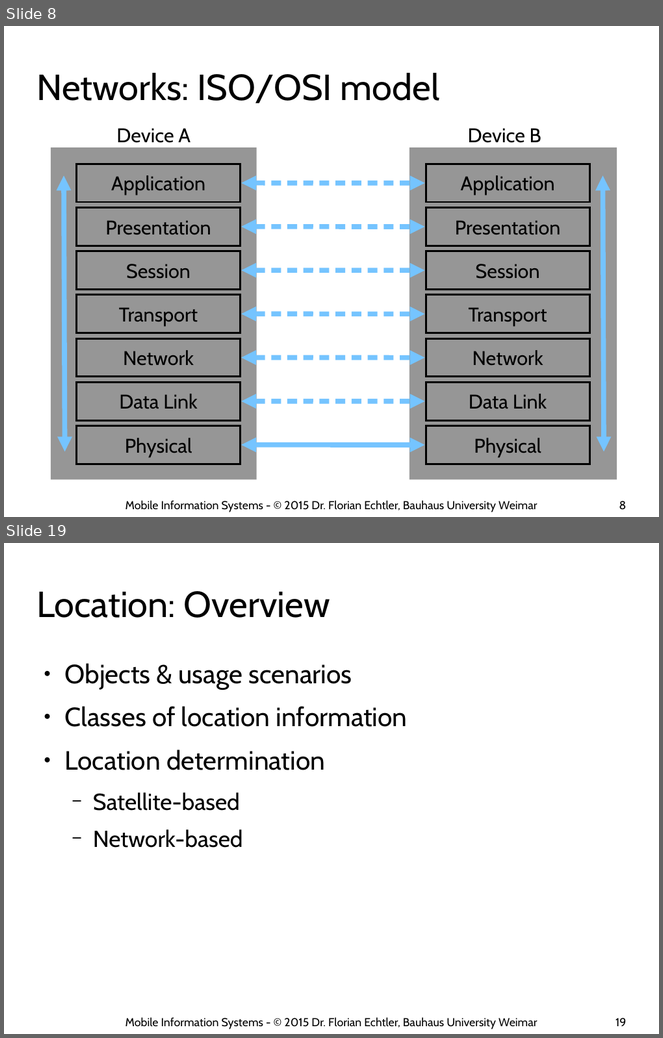
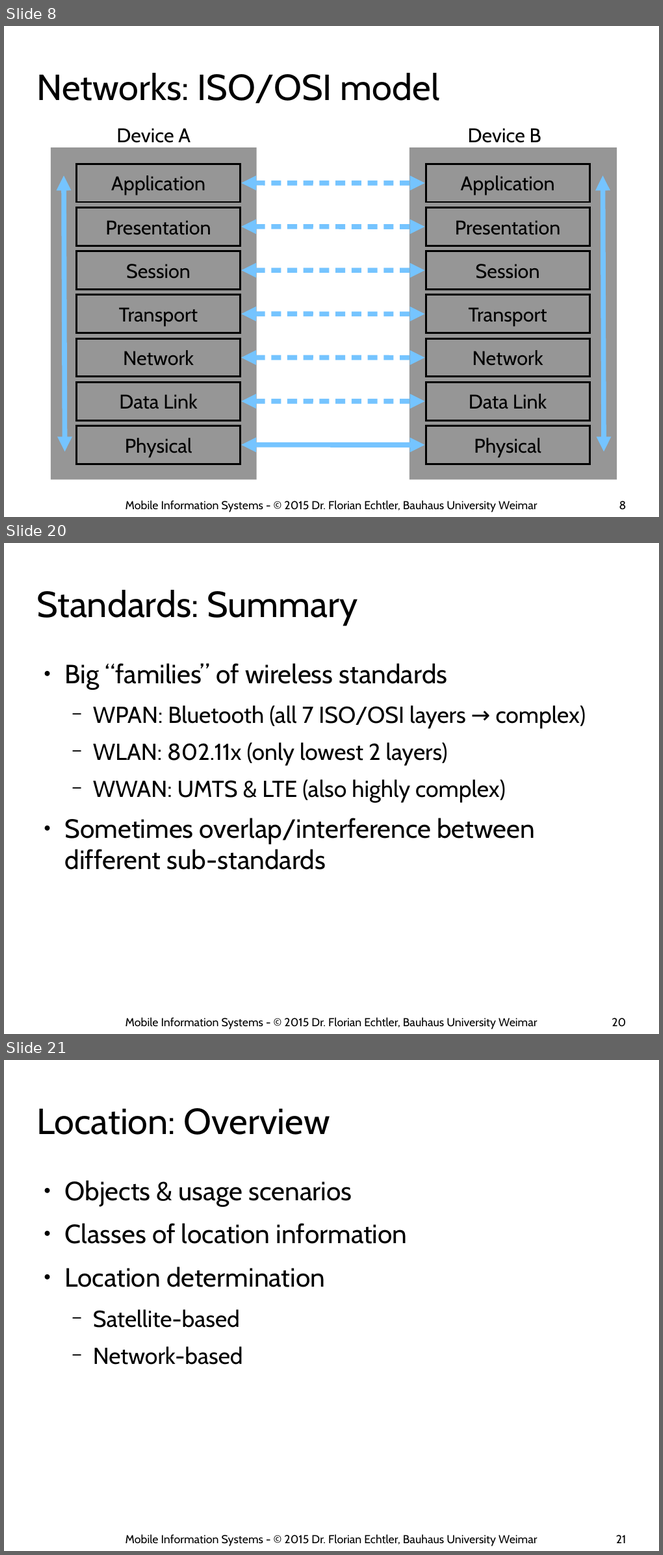
Before and after one commit to floe/mobile-information-systems, a slide deck: 03-networks-and-location.odp. Shown one above the other, each under a label of ours: slides 8 and 19 before the commit, slides 8, 20 and 21 after it; the slides between them are not shown. The pictures are 663x1038 and 663x1555 pixels, drawn with LibreOffice and Linux fonts; fonts in the diff are those of the drawing; background and template pictures are left out. Boxes give left, top, right and bottom in pixels: in the first picture for what was removed or moved away, otherwise in the second. Text is boxed around its words. In the diff, an @@ line names an element or a change of style, - is before the commit and + after.

```diff
--- a/03-networks-and-location.odp
+++ b/03-networks-and-location.odp
@@ slide 20 added at (x1=4, y1=543, x2=659, y2=1034), background #FFFFFF @@
@@ title added at (x1=36, y1=590, x2=358, y2=625), 44 pt, text #000000 @@
+Standards: Summary
@@ text added at (x1=65, y1=663, x2=586, y2=870), 28 pt, text #000000 @@
+● Big “families” of wireless standards
+  − WPAN: Bluetooth (all 7 ISO/OSI layers → complex)
+  − WLAN: 802.11x (only lowest 2 layers)
+  − WWAN: UMTS & LTE (also highly complex)
+● Sometimes overlap/interference between different sub-standards
@@ text added at (x1=126, y1=1017, x2=537, y2=1030), 14 pt, text #000000 @@
+Mobile Information Systems - © 2015 Dr. Florian Echtler, Bauhaus University Weimar
@@ page number added at (x1=612, y1=1018, x2=626, y2=1027), 14 pt, text #000000 @@
+20
@@ what was slide 19 is now slide 21 @@
@@ page number at (x1=616, y1=1535, x2=627, y2=1544): text changed @@
-19
+21
```
Also in this commit, not shown: 23 slides changed, 4 other slides added.
